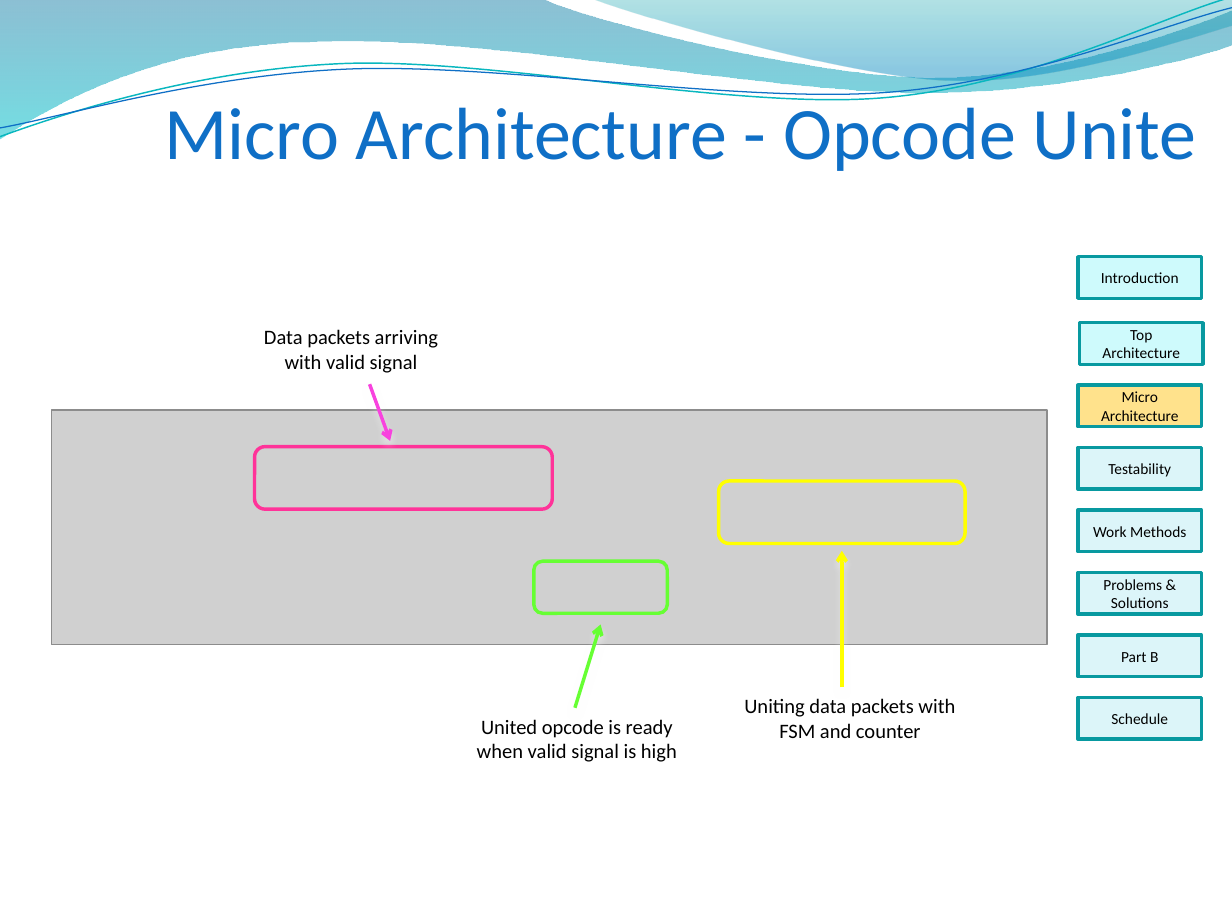
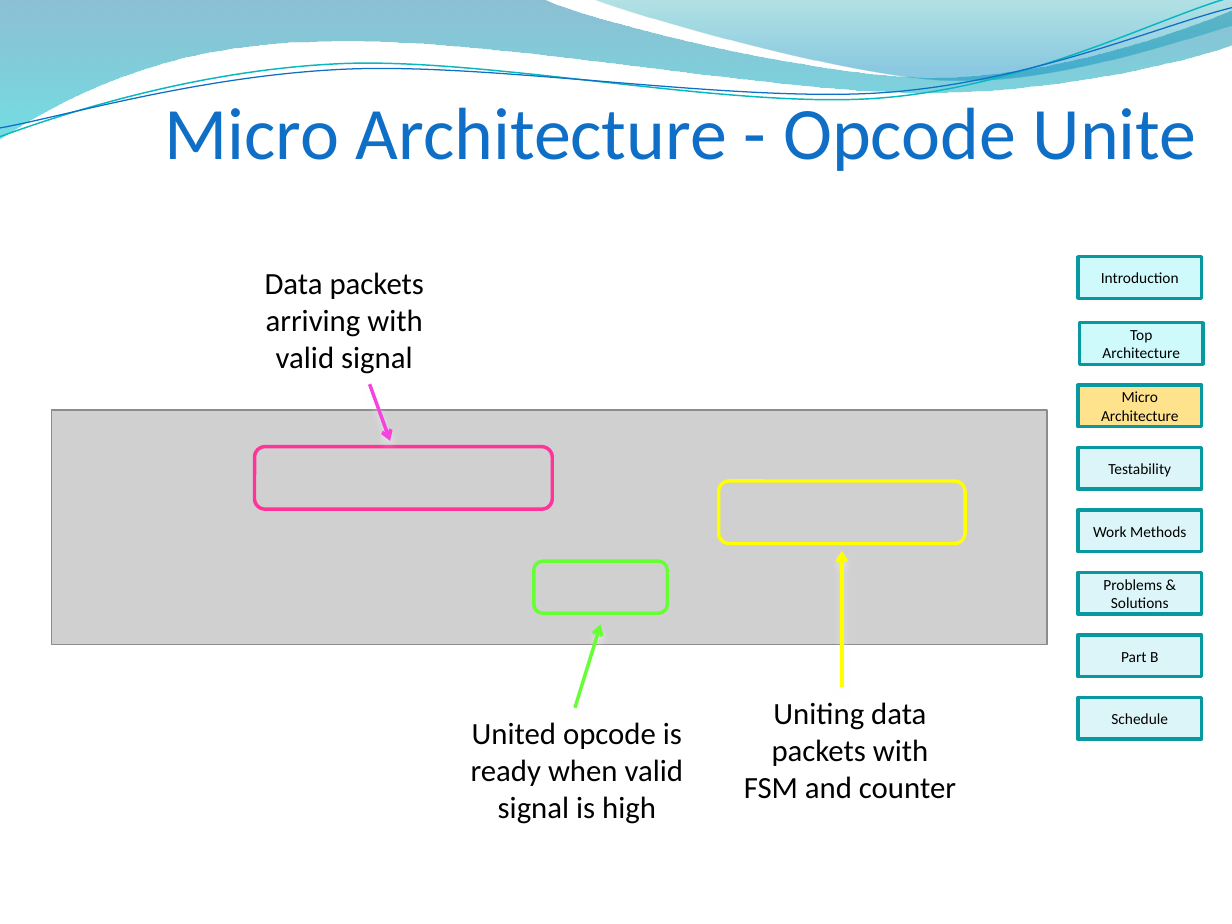
Before and after one commit to sandro6579/symbol-generator, a slide deck: slide 13 of Presentation/part_A_final/Final_Presentation_Part_A.pptx. Drawn at 1232x924 pixels with LibreOffice and Linux fonts; fonts in the diff are those of the drawing; grey boxes stand for pictures; background and template pictures are left out. Boxes give left, top, right and bottom in pixels: in the first picture for what was removed or moved away, otherwise in the second. Text is boxed around its words. In the diff, an @@ line names an element or a change of style, - is before the commit and + after.

```diff
--- a/Presentation/part_A_final/Final_Presentation_Part_A.pptx
+++ b/Presentation/part_A_final/Final_Presentation_Part_A.pptx
@@ size 12 to 18 pt in 3 elements at (471,722,683,824), (744,702,956,799), (265,272,424,374) @@
@@ text "Data packets arriving with valid ...": place and size @@
-text "Data packets arriving with valid ..." at (264,329,438,373)
+text "Data packets arriving with valid ..." at (265,272,424,374)
```
Also in this commit, not shown: 6 other slides changed, 2 slides added.
